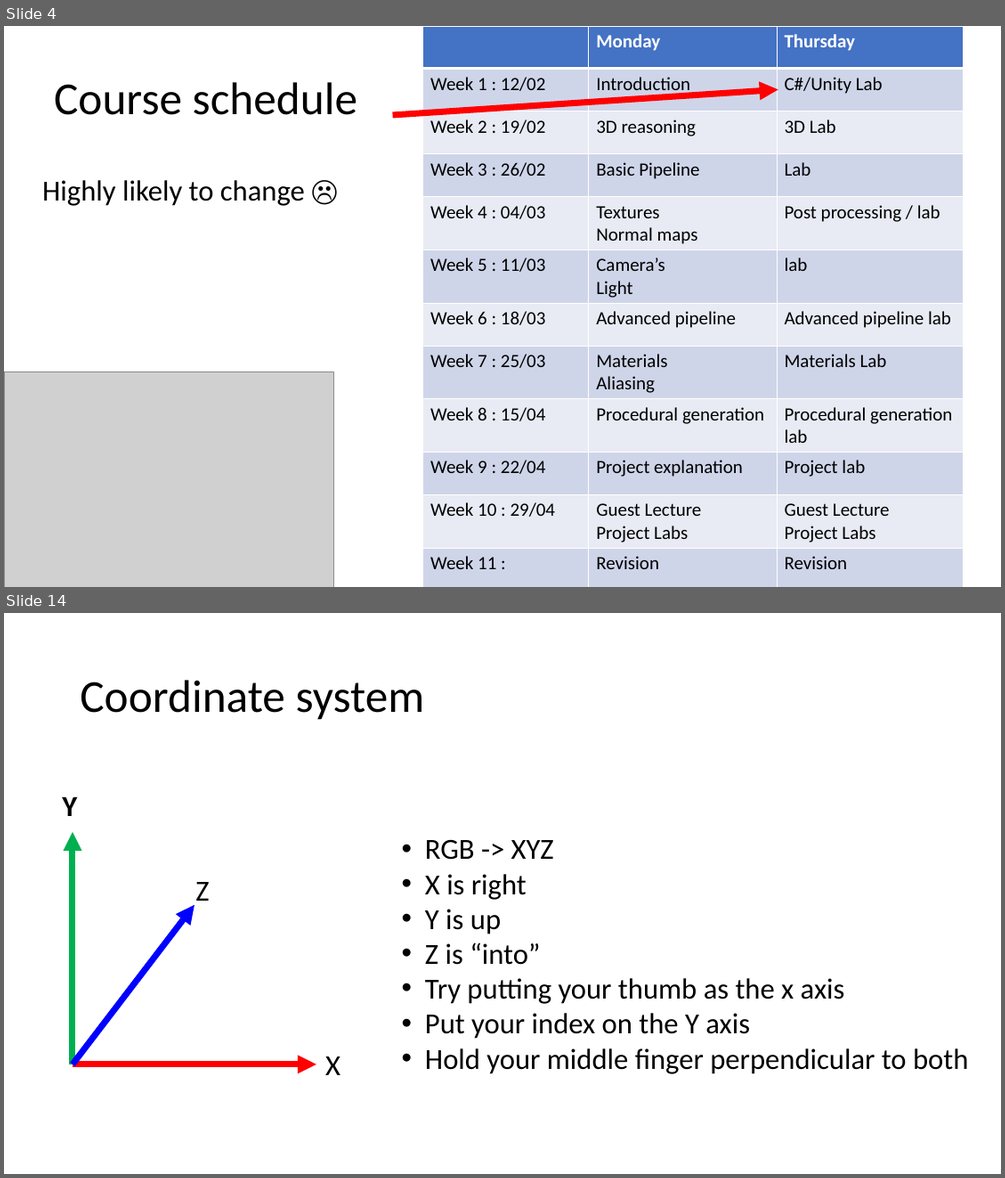
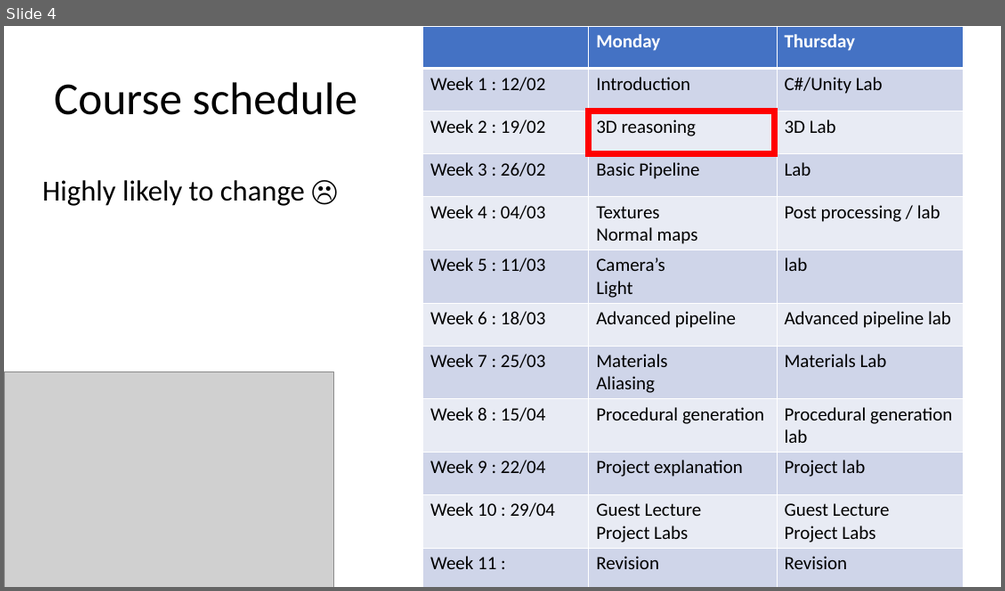
Before and after one commit to harveypekar/3dgraphics, a slide deck: course/3d_slides_w2a.pptx. Shown one above the other, each under a label of ours: slides 4 and 14 before the commit, slide 4 after it; the slides between them are not shown. The pictures are 1005x1178 and 1005x591 pixels, drawn with LibreOffice and Linux fonts; fonts in the diff are those of the drawing; grey boxes stand for pictures. Boxes give left, top, right and bottom in pixels: in the first picture for what was removed or moved away, otherwise in the second. Text is boxed around its words. In the diff, an @@ line names an element or a change of style, - is before the commit and + after.

```diff
--- a/course/3d_slides_w2a.pptx
+++ b/course/3d_slides_w2a.pptx
@@ slide 14 removed at [4, 613, 1001, 1174], background #FFFFFF @@
@@ title removed at [80, 680, 425, 720] @@
-Coordinate system
@@ text removed at [62, 796, 77, 816] @@
-Y
@@ arrow removed from (73, 1064) to (73, 832) @@
@@ text removed at [425, 839, 968, 1074] @@
-• RGB -> XYZ
-• X is right
-• Y is up
-• Z is “into”
-• Try putting your thumb as the x axis
-• Put your index on the Y axis
-• Hold your middle finger perpendicular to both
@@ arrow removed from (73, 1064) to (194, 905) @@
@@ text removed at [195, 882, 209, 900] @@
-Z
@@ arrow removed from (73, 1064) to (316, 1064) @@
@@ text removed at [325, 1056, 340, 1075] @@
-X
@@ slide 4 changed as well @@
@@ arrow removed from (393, 115) to (778, 89) @@
@@ rectangle added at [589, 111, 775, 154], outline #FF0000 6 pt @@
```
Also in this commit, not shown: 1 other slide changed, 57 slides added, 30 other slides removed.
